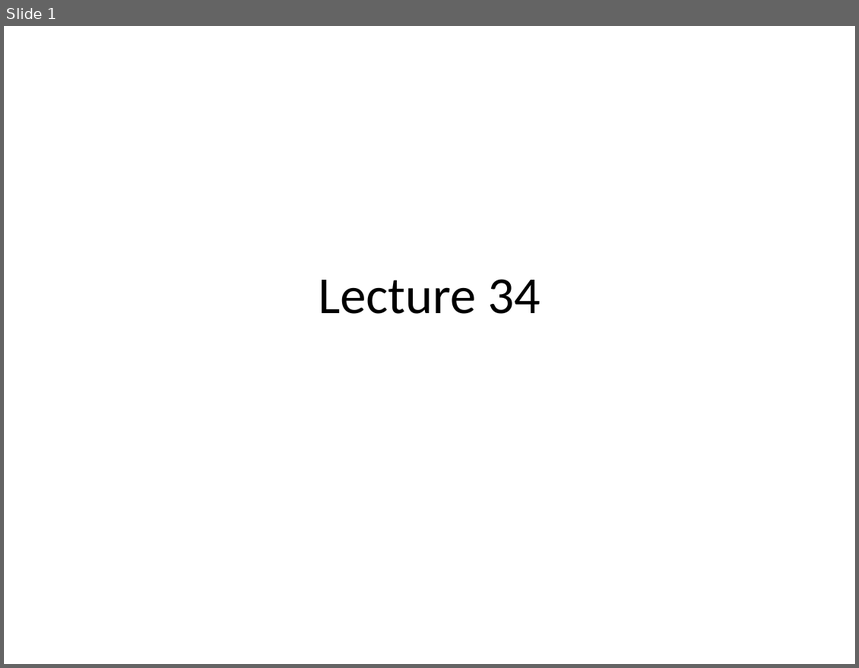
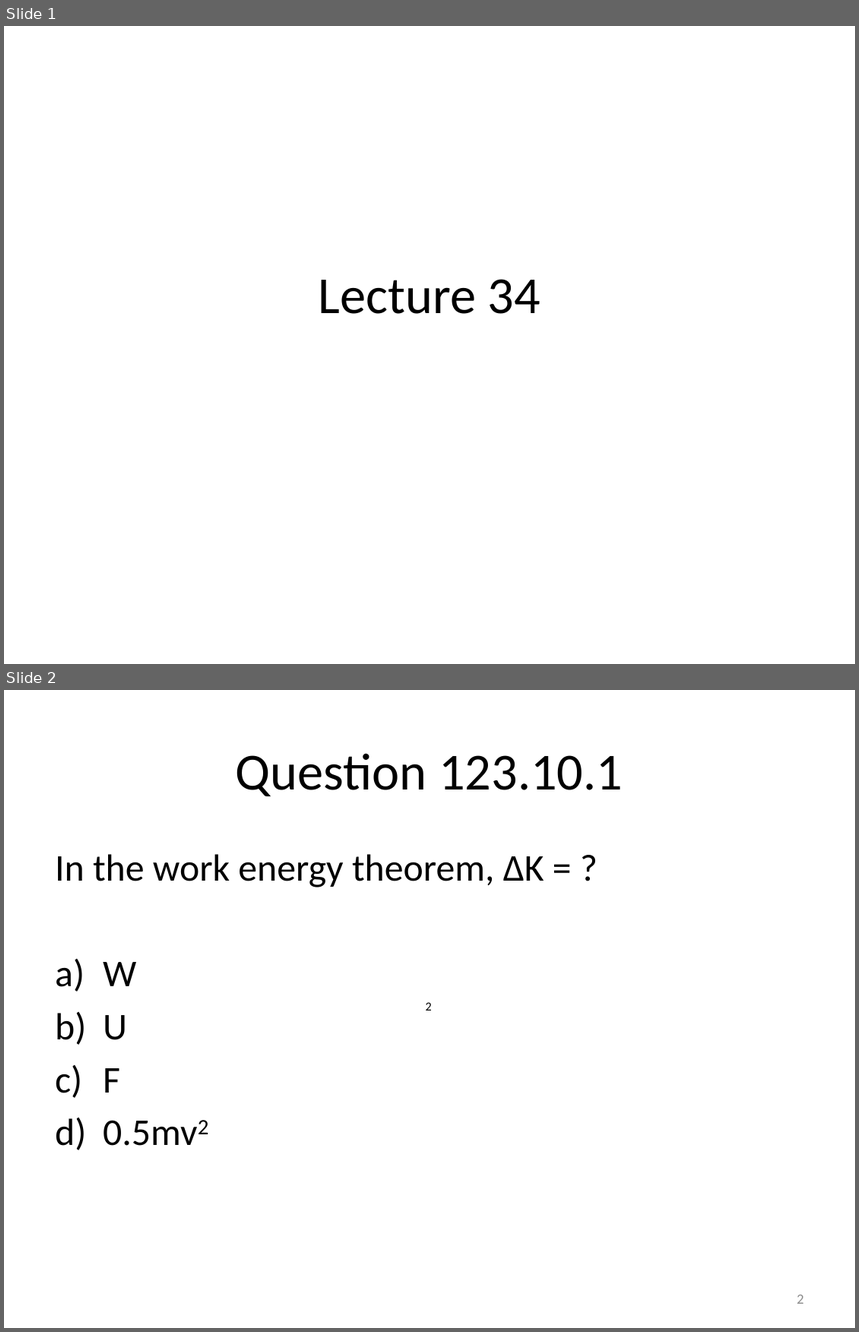
Before and after one commit to rtlines/Introductory-Physics-II, a slide deck: Lecture_Slides/PH 123 Lecture 34.pptx. Shown one above the other, each under a label of ours: slide 1 before the commit, slides 1 and 2 after it. The pictures are 859x668 and 859x1332 pixels, drawn with LibreOffice and Linux fonts; fonts in the diff are those of the drawing. Boxes give left, top, right and bottom in pixels: in the first picture for what was removed or moved away, otherwise in the second. Text is boxed around its words. In the diff, an @@ line names an element or a change of style, - is before the commit and + after.

```diff
--- a/Lecture_Slides/PH 123 Lecture 34.pptx
+++ b/Lecture_Slides/PH 123 Lecture 34.pptx
@@ slide 2 added at [4,690,855,1328], background #FFFFFF @@
@@ title added at [236,753,623,796], 44 pt, text #000000 @@
+Question 123.10.1
@@ text added at [55,854,544,1146], 32 pt, text #000000 @@
+In the work energy theorem, ΔK = ?
+a) W
+b) U
+c) F
+d) 0.5mv2
@@ text added at [426,1002,432,1011], 18 pt, text #000000 @@
+2
@@ page number added at [797,1295,804,1304], 12 pt, text #8C8C8C @@
+2
```
Also in this commit, not shown: 23 other slides added, 38 other files.
